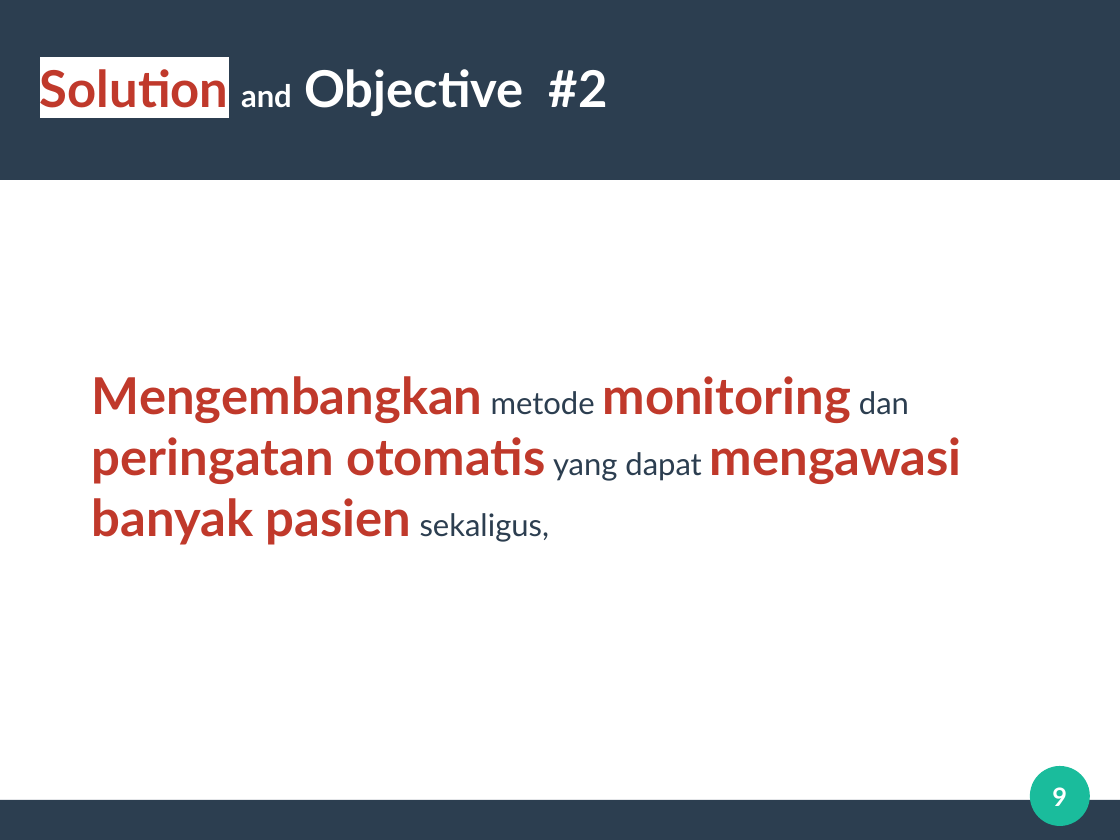
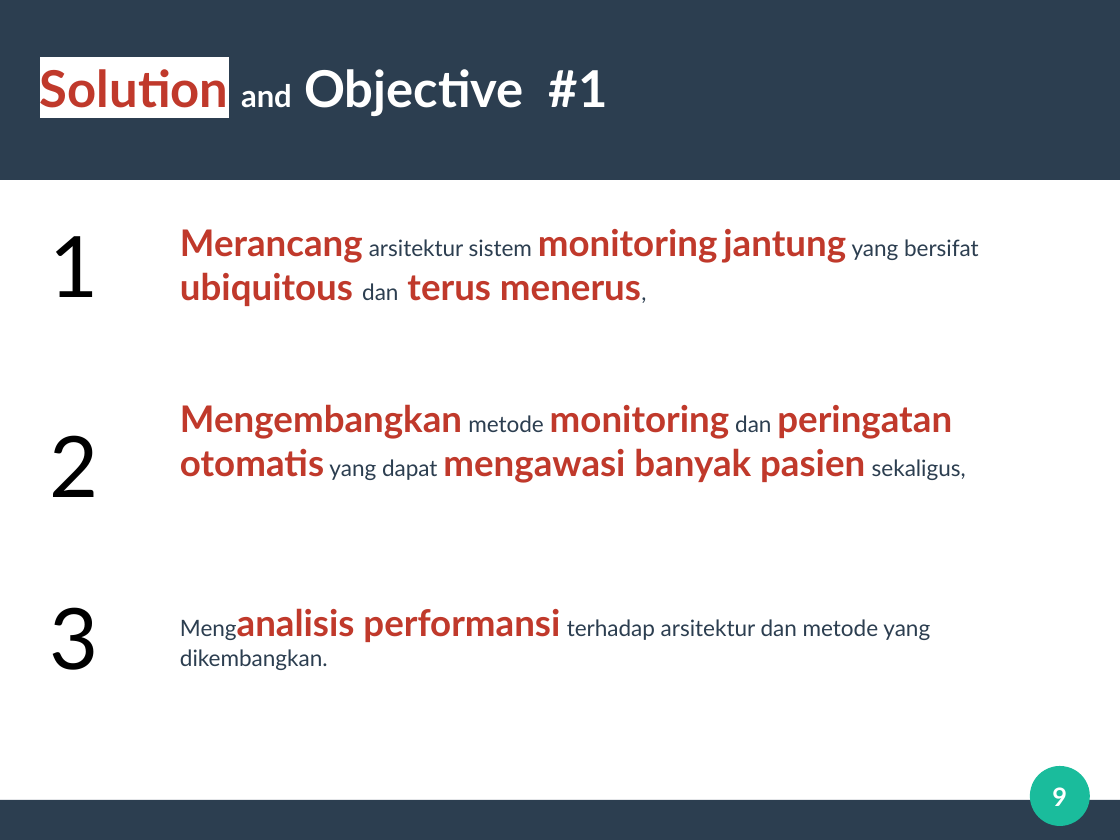
Before and after one commit to alifgiant/TA-Paper, a slide deck: slide 9 of presentation/Silde Sidang.odp. Drawn at 1120x840 pixels with LibreOffice and Linux fonts; fonts in the diff are those of the drawing. Boxes give left, top, right and bottom in pixels: in the first picture for what was removed or moved away, otherwise in the second. Text is boxed around its words. In the diff, an @@ line names an element or a change of style, - is before the commit and + after.

```diff
--- a/presentation/Silde Sidang.odp
+++ b/presentation/Silde Sidang.odp
@@ title at [40, 69, 608, 116]: text changed @@
-Solution and Objective #2
+Solution and Objective #1
@@ text added at [50, 236, 99, 297], 60 pt, text #000000 @@
+1
@@ text added at [180, 229, 979, 306], 26 pt, text #C0392B, bold @@
+Merancang arsitektur sistem monitoring jantung yang bersifat ubiquitous dan terus menerus,
@@ text "Mengembangkan metode monitoring dan peringatan ...": place and size @@
-text "Mengembangkan metode monitoring dan peringatan ..." at [92, 376, 962, 545]
+text "Mengembangkan metode monitoring dan peringatan ..." at [180, 404, 966, 483]
@@ text "Mengembangkan metode monitoring dan peringatan ..." at [180, 404, 966, 483]: size 36 to 26 pt in "Mengembangkan monitoring peringatan otomatis mengawasi banya ..."; size 22 to 16 pt in "metode dan yang dapat sekaligus," @@
@@ text added at [50, 435, 99, 497], 60 pt, text #000000 @@
+2
@@ text added at [50, 607, 99, 670], 60 pt, text #000000 @@
+3
@@ text added at [180, 609, 930, 670], 16 pt, text #2C3E50 @@
+Menganalisis performansi terhadap arsitektur dan metode yang dikembangkan.
```
Also in this commit, not shown: 10 other slides changed, 16 slides added, 8 slides removed, 6 other files.
